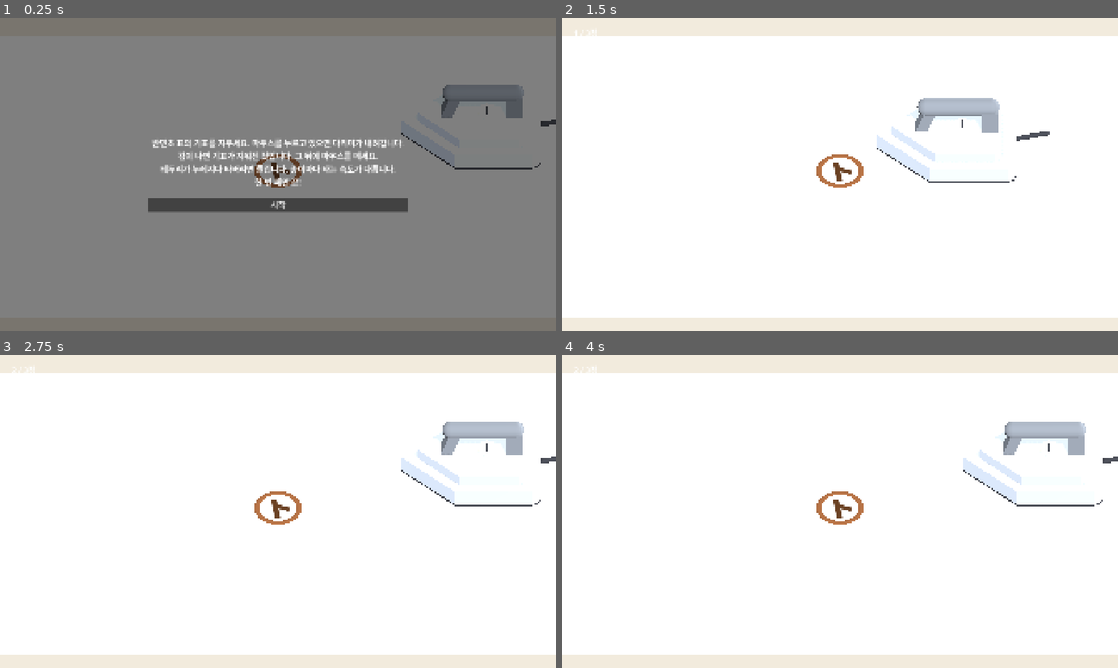
Above: before the commit, frames 1-4 (two rows, left to right).
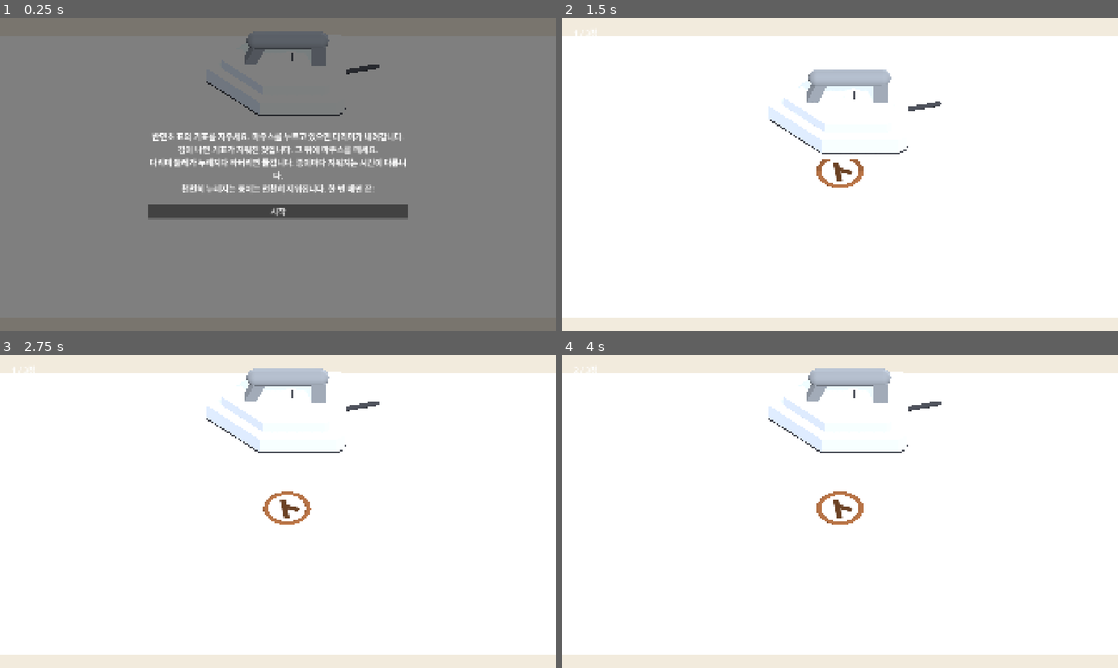
Above: after the commit, the same moments.

Repository: hahaha13791/mincho-game
Game: Godot game, scene res://minigames/vanishing_ink/vanishing_ink.tscn
Same seed, same stepped clock (60 frames per second), same inputs: the game is played once before the commit and once after it. This scene is started directly instead of the project's main scene.
Inputs (mouse positions are in pixels of both pictures, inside the frame that each line leads up to):
- Up to frame 1 (0.25 s): no input
- Up to frame 2 (1.5 s): click "시작" at 0.5 s; tap Enter at 1.25 s; move the mouse to (962, 158) at 1.27 s; click (962, 158) at 1.42 s
- Up to frame 3 (2.75 s): tap Space at 2 s; move the mouse to (166, 527) at 2.02 s; click (166, 527) at 2.17 s
- Up to frame 4 (4 s): move the mouse to (895, 442) at 2.77 s; click (895, 442) at 2.92 s; move the mouse to (812, 574) at 3.52 s; click (812, 574) at 3.67 s

The runs differ from the first frame. In frame 1, 8.6% of the frame differs, in the area x 26-100%, y 4-64%; in frame 2, 3.8%; in frame 3, 4.3%; in frame 4, 3.8%.

Commit message:
feat(minigames/vanishing_ink): 다리미 수직 하강, 종이별 지워지는 시간, 바닥판 모양 그을음
- 다리미가 종이 위에서 수직으로 내려온다
- 종이마다 김 나는 시간을 뽑고 타는 시간은 그 배율이라, 누레지는 속도로 지워질 때를 읽는다
- 그을음은 다리미 바닥판 윤곽을 키운 띠로 둘레에만 생기고, 다리미를 들면 하얗게 돌아온다
- 종이가 왼쪽에서 들어와 오른쪽으로 나간다. 띠가 들어가게 종이를 5x3.6으로 키움

Co-Authored-By: Claude Sonnet 5.5 <noreply@anthropic.com>

Diff:
--- a/minigames/vanishing_ink/ironing_config.gd
+++ b/minigames/vanishing_ink/ironing_config.gd
@@ -4,7 +4,7 @@
 
 @export var rounds: int = 3
 @export var need_success: int = 2 ## 이 라운드 수 이상 지우면 미션성공 이상
-@export var steam_time: float = 1.5 ## 김이 나는 시점(모든 종이 동일). 이후에 떼야 지워진 것
-@export var burn_min: float = 2.5 ## 종이마다 타는 시점을 이 범위에서 뽑는다
-@export var burn_max: float = 4.5
+@export var steam_min: float = 1.0 ## 종이마다 김이 나는(기표가 지워지는) 시점을 이 범위에서 뽑는다
+@export var steam_max: float = 3.0
+@export var burn_ratio: float = 1.7 ## 타는 시점 = 김 나는 시점 × 이 값. 천천히 지워지는 종이는 누레지는 것도 느리다
 @export var safe_margin: float = 0.6 ## 타기 이 시간 전에 떼야 '여유'. 전부 여유면 완전범죄
--- a/minigames/vanishing_ink/vanishing_ink.gd
+++ b/minigames/vanishing_ink/vanishing_ink.gd
@@ -1,19 +1,23 @@
 extends Node3D
 ## 사라지는 잉크(id: vanishing_ink). 마우스를 누르는 동안 다리미를 댄다. 김이 나면 기표가 지워진 것이고,
-## 그 뒤 테두리가 타기 전에 떼야 성공. 한 번 떼면 그 라운드는 끝이다.
+## 그 뒤 다리미 둘레가 타기 전에 떼야 성공. 한 번 떼면 그 라운드는 끝이다.
+## 종이는 왼쪽에서 들어와 오른쪽으로 나간다. 종이마다 지워지는 시간이 다르고, 누레지는 속도도 그에 비례한다.
 
 enum State { TUTORIAL, READY, IRONING, BETWEEN, ENDED }
 
 const PALETTE: Palette = preload("res://common/style/palette.tres")
 const CONFIG: IroningConfig = preload("res://minigames/vanishing_ink/ironing_config.tres")
 const IRON: PackedScene = preload("res://minigames/vanishing_ink/props/iron.tscn")
+const IRON_SCRIPT: Script = preload("res://minigames/vanishing_ink/props/iron.gd")
 const STAMP_MARK: PackedScene = preload("res://common/stamp_mark.tscn")
-const PAPER_SIZE: Vector3 = Vector3(4.0, 0.1, 3.0)
-const INNER_SIZE: Vector3 = Vector3(3.5, 0.12, 2.5)
-const IRON_REST_POS: Vector3 = Vector3(5.0, 1.6, 0.0) # 종이 옆에 치워 두어 기표를 가리지 않는다
-const IRON_PRESS_POS: Vector3 = Vector3(0.0, 0.45, 0.0) # 종이 가운데(기표 위)를 덮는다
+const PAPER_SIZE: Vector3 = Vector3(5.0, 0.1, 3.6)
+const SCORCH_SCALE: float = 1.15 # 그을음 띠 = 바닥판 윤곽을 이만큼 키운 모양. 바닥판 밖으로 나온 둘레만 보인다
+const IRON_REST_POS: Vector3 = Vector3(0.0, 3.5, 0.0) # 종이 바로 위에 들어 둔다
+const IRON_PRESS_POS: Vector3 = Vector3(0.0, 0.45, 0.0) # 수직으로 내려와 종이 가운데(기표 위)를 덮는다
+const PAPER_OFF_X: float = 13.0 # 종이가 들어오고 나가는 화면 밖 거리
+const SLIDE_TIME: float = 0.5
 const BETWEEN_TIME: float = 1.2
-const TUTORIAL_TEXT: String = "반민초 표의 기표를 지우세요. 마우스를 누르고 있으면 다리미가 내려갑니다.\n김이 나면 기표가 지워진 것입니다. 그 뒤에 마우스를 떼세요.\n테두리가 누레지다 타버리면 들킵니다. 종이마다 타는 속도가 다릅니다.\n한 번 떼면 끝!"
+const TUTORIAL_TEXT: String = "반민초 표의 기표를 지우세요. 마우스를 누르고 있으면 다리미가 내려갑니다.\n김이 나면 기표가 지워진 것입니다. 그 뒤에 마우스를 떼세요.\n다리미 둘레가 누레지다 타버리면 들킵니다. 종이마다 지워지는 시간이 다릅니다.\n천천히 누레지는 종이는 천천히 지워집니다. 한 번 떼면 끝!"
 
 @export var id: StringName = &"vanishing_ink"
 
@@ -22,10 +26,12 @@
 var _successes: int = 0
 var _min_margin: float = INF
 var _t: float = 0.0
+var _steam_at: float = 0.0
 var _burn_at: float = 0.0
 var _steamed: bool = false
-var _edge_mat: StandardMaterial3D
-var _inner_mat: StandardMaterial3D
+var _paper: Node3D # 종이 묶음(종이·그을음 띠·기표). 이것만 좌우로 미끄러진다
+var _paper_mat: StandardMaterial3D
+var _scorch_mat: StandardMaterial3D
 var _mark: Node3D # 지울 반민초 기표
 var _iron: Node3D
 var _steam: CPUParticles3D
@@ -46,9 +52,8 @@
 	if _state != State.IRONING:
 		return
 	_t += delta
-	var r: float = clampf(_t / _burn_at, 0.0, 1.0)
-	_edge_mat.albedo_color = PALETTE.paper.lerp(PALETTE.scorch, r)
-	if not _steamed and _t >= CONFIG.steam_time:
+	_scorch_mat.albedo_color = PALETTE.paper.lerp(PALETTE.scorch, clampf(_t / _burn_at, 0.0, 1.0))
+	if not _steamed and _t >= _steam_at:
 		_steamed = true
 		_mark.hide()
 		_steam.emitting = true
@@ -79,20 +84,31 @@
 	_round += 1
 	_t = 0.0
 	_steamed = false
-	_burn_at = randf_range(CONFIG.burn_min, CONFIG.burn_max)
-	_edge_mat.albedo_color = PALETTE.paper
-	_inner_mat.albedo_color = PALETTE.paper
+	_steam_at = randf_range(CONFIG.steam_min, CONFIG.steam_max)
+	_burn_at = _steam_at * CONFIG.burn_ratio
+	_paper_mat.albedo_color = PALETTE.paper
+	_scorch_mat.albedo_color = PALETTE.paper
 	_mark.show()
 	_steam.emitting = false
 	_move_iron(IRON_REST_POS)
 	$HUD/RoundLabel.text = "%d / %d장" % [_round, CONFIG.rounds]
+	_hint.text = ""
+	_paper.position.x = -PAPER_OFF_X
+	await _slide_paper(0.0)
 	_hint.text = "마우스를 누르고 있으세요"
 	_state = State.READY
 
 
+func _slide_paper(x: float) -> Signal:
+	var t: Tween = create_tween()
+	t.tween_property(_paper, "position:x", x, SLIDE_TIME).set_trans(Tween.TRANS_QUAD).set_ease(Tween.EASE_OUT if x == 0.0 else Tween.EASE_IN)
+	return t.finished
+
+
 func _release() -> void:
 	_move_iron(IRON_REST_POS)
-	if _t < CONFIG.steam_time:
+	_scorch_mat.albedo_color = PALETTE.paper # 다리미를 들면 열기가 빠져 둘레가 하얗게 돌아온다
+	if _t < _steam_at:
 		_end_round(false, "너무 일찍 뗐다. 기표가 그대로다.", false)
 		return
 	_min_margin = minf(_min_margin, _burn_at - _t)
@@ -104,11 +120,13 @@
 	if ok:
 		_successes += 1
 	if burned:
-		_edge_mat.albedo_color = PALETTE.burnt
-		_inner_mat.albedo_color = PALETTE.burnt
+		_paper_mat.albedo_color = PALETTE.burnt
+		_scorch_mat.albedo_color = PALETTE.burnt
 		_move_iron(IRON_REST_POS)
 	_hint.text = msg
 	await get_tree().create_timer(BETWEEN_TIME).timeout
+	_steam.emitting = false
+	await _slide_paper(PAPER_OFF_X)
 	if _round >= CONFIG.rounds:
 		_finish()
 	else:
@@ -168,22 +186,34 @@
 	table.position.y = -0.1
 	add_child(table)
 
-	var edge: MeshInstance3D = _box(PAPER_SIZE, PALETTE.paper)
-	edge.position.y = PAPER_SIZE.y / 2.0
-	_edge_mat = (edge.mesh as BoxMesh).material as StandardMaterial3D
-	add_child(edge)
-
-	var inner: MeshInstance3D = _box(INNER_SIZE, PALETTE.paper)
-	inner.position.y = INNER_SIZE.y / 2.0
-	_inner_mat = (inner.mesh as BoxMesh).material as StandardMaterial3D
-	add_child(inner)
+	_paper = Node3D.new()
+	_paper.position.x = -PAPER_OFF_X
+	add_child(_paper)
+	var sheet: MeshInstance3D = _box(PAPER_SIZE, PALETTE.paper)
+	sheet.position.y = PAPER_SIZE.y / 2.0
+	_paper_mat = (sheet.mesh as BoxMesh).material as StandardMaterial3D
+	_paper.add_child(sheet)
+
+	# 그을음 띠: 다리미 바닥판과 같은 모양(조금 크게)으로 다리미 놓이는 자리에 깐다. 다리미와 같은 회전(앞이 -x)
+	var outline: PackedVector2Array = PackedVector2Array()
+	for v in IRON_SCRIPT.SOLE:
+		outline.append(v * SCORCH_SCALE)
+	var scorch: CSGPolygon3D = CSGPolygon3D.new()
+	scorch.polygon = outline
+	scorch.depth = 0.01
+	scorch.rotation.x = PI / 2.0 # 다리미 바닥판(iron.gd의 _slab)과 같은 방식으로 눕힌다
+	scorch.position = Vector3(IRON_PRESS_POS.x, PAPER_SIZE.y, IRON_PRESS_POS.z)
+	_scorch_mat = StandardMaterial3D.new()
+	_scorch_mat.albedo_color = PALETTE.paper
+	scorch.material = _scorch_mat
+	_paper.add_child(scorch)
 
 	_mark = STAMP_MARK.instantiate() # 반민초 쪽에 찍힌 '卜' 기표. 반민초 색 인주
 	_mark.ink = PALETTE.anti_mincho
 	_mark.scale = Vector3.ONE * 2.4
-	_mark.position = Vector3(0.0, INNER_SIZE.y + 0.005, 0.0)
+	_mark.position = Vector3(0.0, PAPER_SIZE.y + 0.015, 0.0)
 	_mark.rotation.y = 0.15
-	add_child(_mark)
+	_paper.add_child(_mark)
 
 	_iron = IRON.instantiate() # 바닥판이 안쪽 면을 덮고 테두리만 드러남
 	_iron.position = IRON_REST_POS
